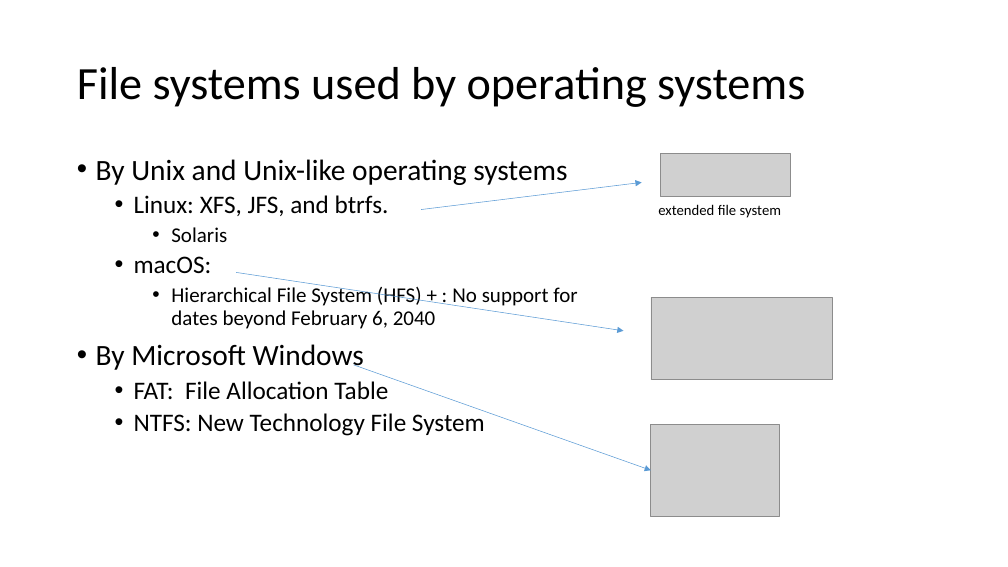
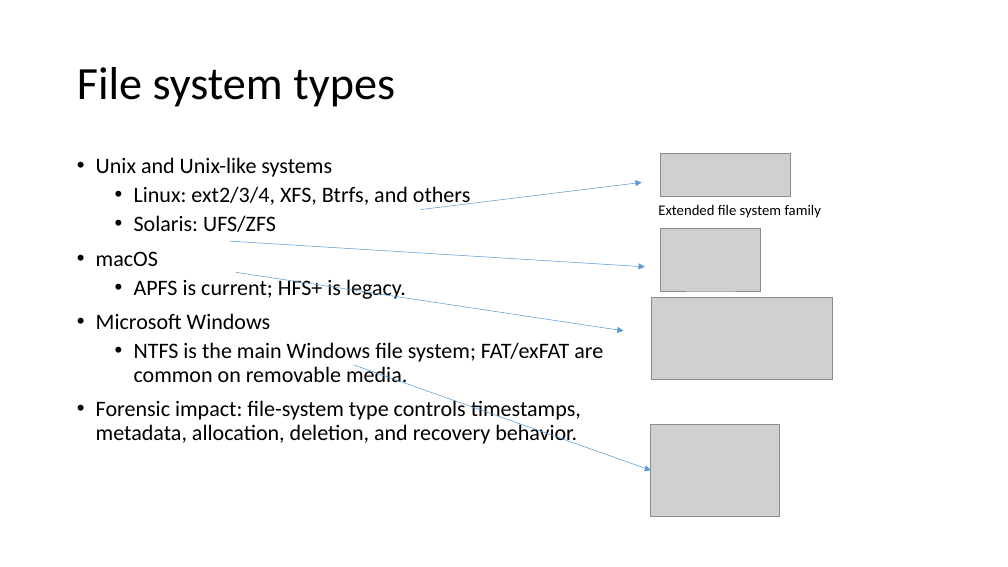
Before and after one commit to frankwxu/Digital-Forensics-Basic-Book, a slide deck: slide 9 of PPTs/Ch4_Linux_for_Digital_Forensics.pptx (slide 8 before the commit). Drawn at 1008x567 pixels with LibreOffice and Linux fonts; fonts in the diff are those of the drawing; grey boxes stand for pictures; background and template pictures are left out. Boxes give left, top, right and bottom in pixels: in the first picture for what was removed or moved away, otherwise in the second. Text is boxed around its words. In the diff, an @@ line names an element or a change of style, - is before the commit and + after.

Commit message:
update Ch3 and Ch4 presentations for Digital Forensics

```diff
--- a/PPTs/Ch4_Linux_for_Digital_Forensics.pptx
+++ b/PPTs/Ch4_Linux_for_Digital_Forensics.pptx
@@ title at [77,67,395,107]: text changed @@
-File systems used by operating systems
+File system types
@@ text at [96,157,603,444]: text changed; size 24 to 21 pt @@
-• By Unix and Unix-like operating systems
-  • Linux: XFS, JFS, and btrfs.
-    • Solaris
-  • macOS:
-    • Hierarchical File System (HFS) + : No support for dates beyond February 6, 2040
-• By Microsoft Windows
-  • FAT: File Allocation Table
-  • NTFS: New Technology File System
+• Unix and Unix-like systems
+  • Linux: ext2/3/4, XFS, Btrfs, and others
+  • Solaris: UFS/ZFS
+• macOS
+  • APFS is current; HFS+ is legacy.
+• Microsoft Windows
+  • NTFS is the main Windows file system; FAT/exFAT are common on removable media.
+• Forensic impact: file-system type controls timestamps, metadata, allocation, deletion, and recovery behavior.
@@ text at [658,204,821,218]: text changed @@
-extended file system
+Extended file system family
@@ picture added at [661,228,761,291] @@
@@ arrow added from (230, 241) to (645, 267), #5B9BD5 0.5 pt @@
```
Also in this commit, not shown: 44 other slides changed, 8 slides added, 6 slides removed, 1 other file.
